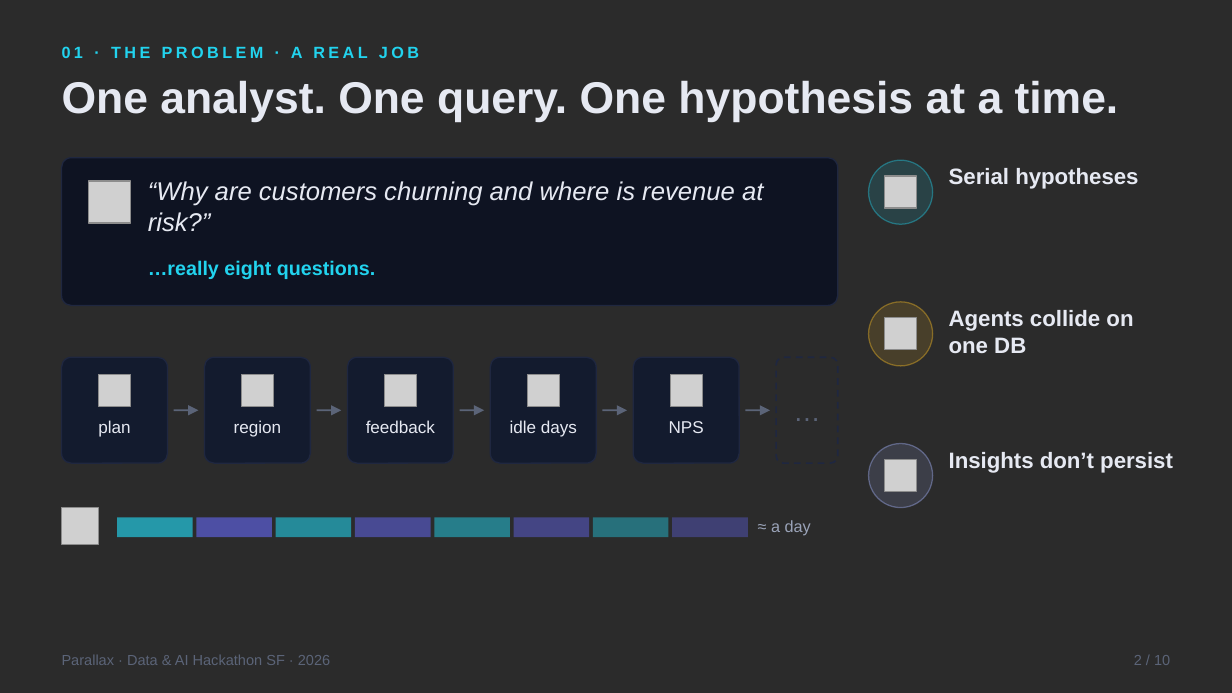
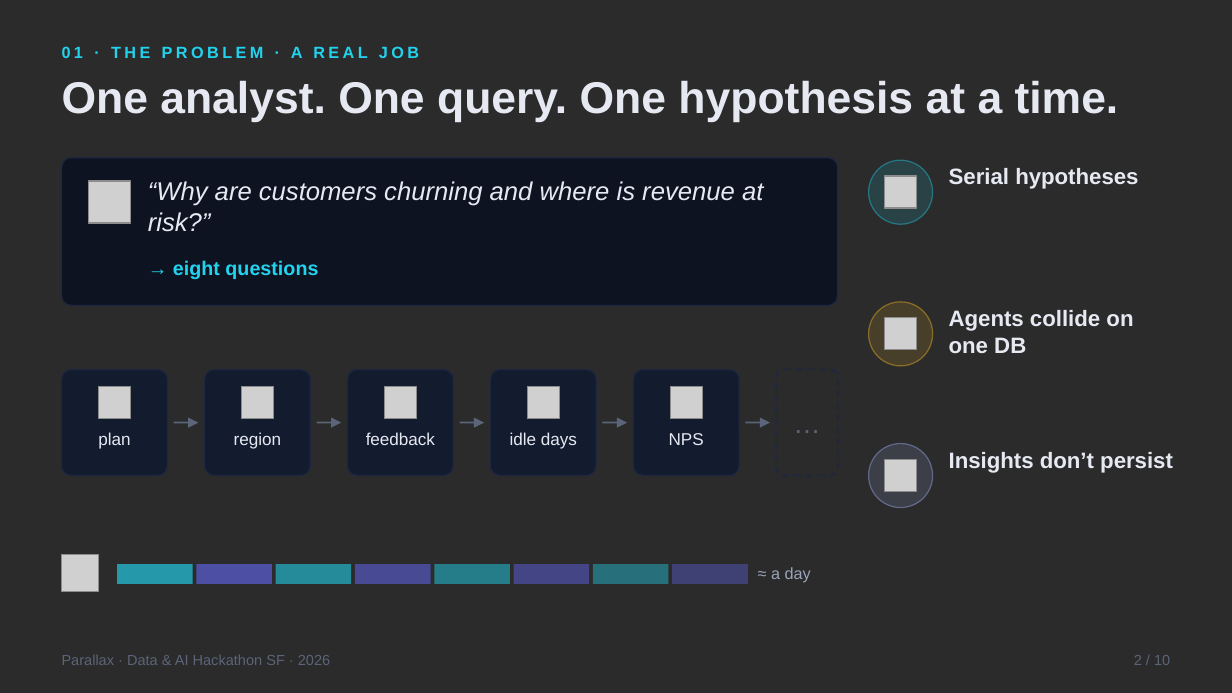
Before and after one commit to vnmoorthy/parallax, a slide deck: slide 2 of deck/Parallax.pptx. Drawn at 1232x693 pixels with LibreOffice and Linux fonts; fonts in the diff are those of the drawing; grey boxes stand for pictures; background and template pictures are left out; a plain dark background stands for a picture behind light text. Boxes give left, top, right and bottom in pixels: in the first picture for what was removed or moved away, otherwise in the second. Text is boxed around its words. In the diff, an @@ line names an element or a change of style, - is before the commit and + after.

```diff
--- a/deck/Parallax.pptx
+++ b/deck/Parallax.pptx
@@ text at [173, 260, 318, 279]: text changed @@
-…really eight questions.
+→ eight questions
@@ 5 pictures: place and size @@
-5 pictures at [99, 375, 702, 407]
+5 pictures at [99, 387, 702, 419]
@@ 6 texts, 6 rounded rectangles, 5 arrows: place and size @@
-6 texts, 6 rounded rectangles, 5 arrows at [62, 357, 838, 463]
+6 texts, 6 rounded rectangles, 5 arrows at [62, 370, 838, 476]
@@ 8 rectangles, 1 picture, 1 text: place and size @@
-8 rectangles, 1 picture, 1 text at [62, 508, 811, 545]
+8 rectangles, 1 picture, 1 text at [62, 554, 811, 591]
```
Also in this commit, not shown: 9 other slides changed, 12 other files.
